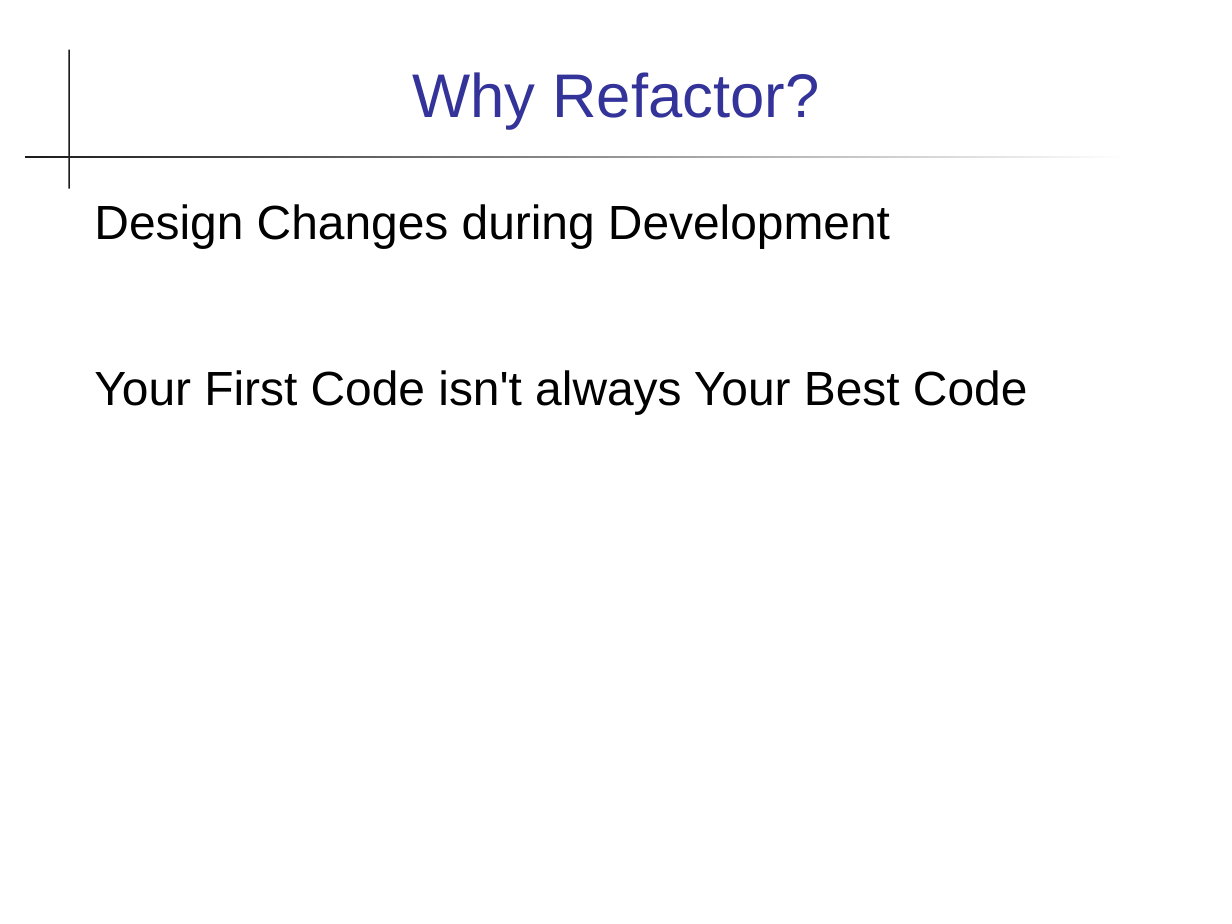
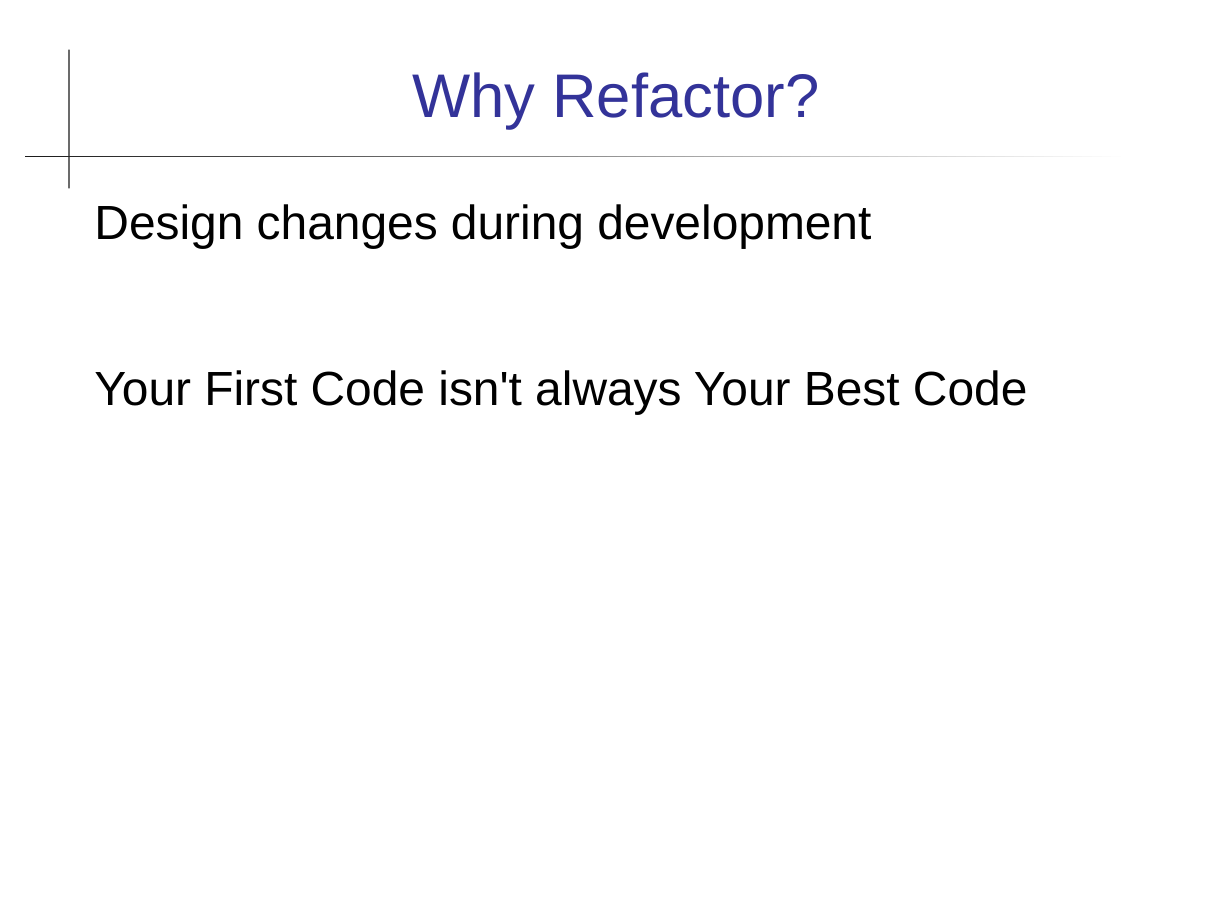
Before and after one commit to cpske/ISP, a slide deck: slide 6 of refactoring/Refactoring.ppt (slide 5 before the commit). Drawn at 1232x924 pixels with LibreOffice and Linux fonts; fonts in the diff are those of the drawing. Boxes give left, top, right and bottom in pixels: in the first picture for what was removed or moved away, otherwise in the second. Text is boxed around its words. In the diff, an @@ line names an element or a change of style, - is before the commit and + after.

```diff
--- a/refactoring/Refactoring.ppt
+++ b/refactoring/Refactoring.ppt
@@ text at <box>94,204,871,248</box>: text changed @@
-Design Changes during Development
+Design changes during development
```
Also in this commit, not shown: 14 other slides changed, 2 slides added, 1 slide removed, 2 other files.
